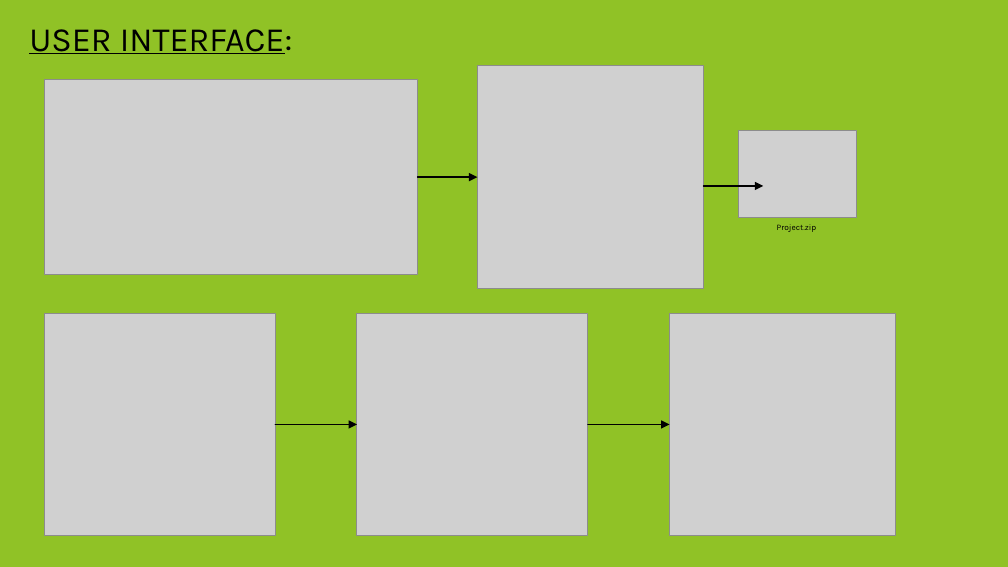
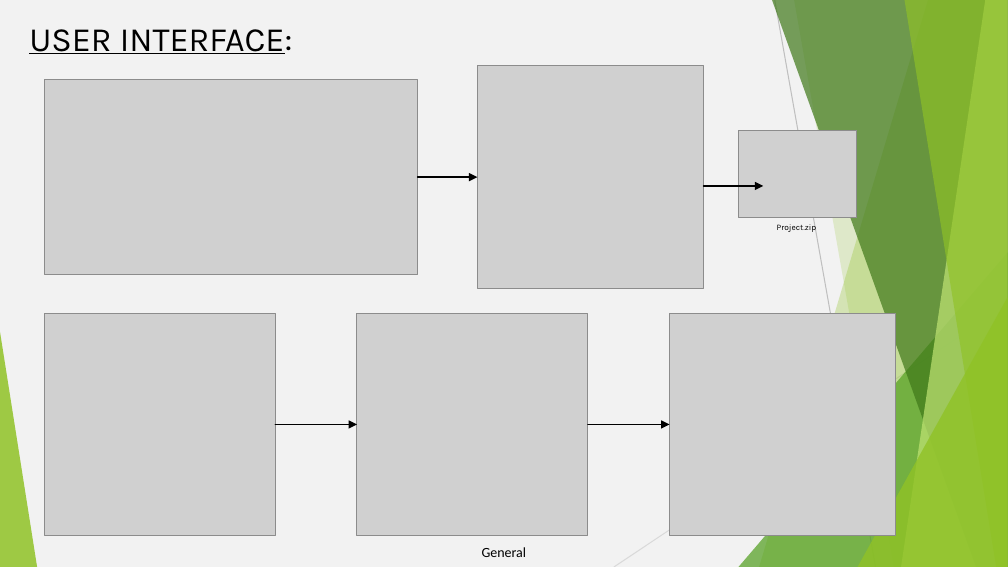
Before and after one commit to Tunir10Chaudhuri/Case_Study_Group_4, a slide deck: slide 6 of CaseStudy-04.pptx (slide 8 before the commit). Drawn at 1008x567 pixels with LibreOffice and Linux fonts; fonts in the diff are those of the drawing; grey boxes stand for pictures. Boxes give left, top, right and bottom in pixels: in the first picture for what was removed or moved away, otherwise in the second. Text is boxed around its words. In the diff, an @@ line names an element or a change of style, - is before the commit and + after.

```diff
--- a/CaseStudy-04.pptx
+++ b/CaseStudy-04.pptx
@@ background #90C226 to #F2F2F2 @@
@@ group added at box(0, 0, 1008, 567): 5 freeform shapes, 3 triangles, 2 lines @@
@@ text added at box(482, 547, 526, 557), 10 pt, text #000000 @@
+General
```
Also in this commit, not shown: 8 other slides changed, 2 slides added, 4 slides removed.
